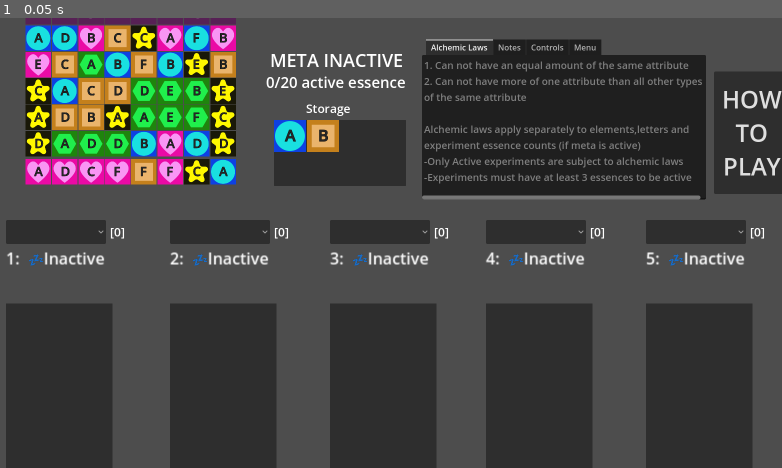
Above: before the commit, frame 1.
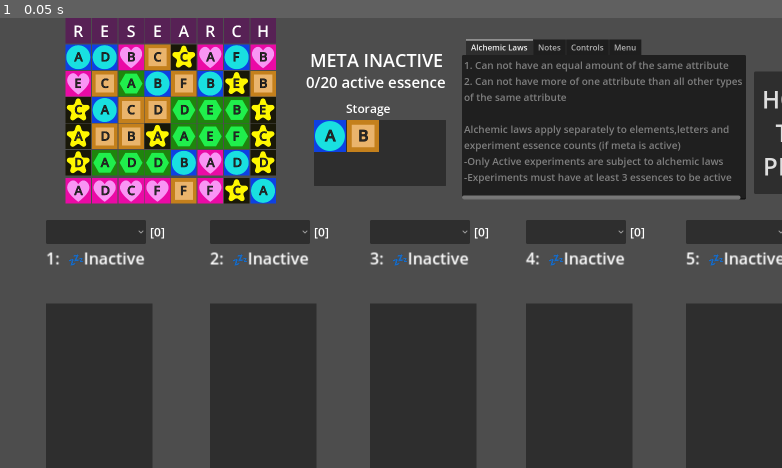
Above: after the commit, the same moment.

Repository: ninjacreeper47/Meriam-s-Trial
Game: Godot game, scene res://Levels/main.tscn
Same seed, same stepped clock (60 frames per second), same inputs: the game is played once before the commit and once after it.
Inputs:
- Up to frame 1 (0.05 s): no input

The runs differ from the first frame. In frame 1, 41% of the frame differs, in the area x 0-100%, y 0-100%.

Commit message:
dragging is back baby

Diff:
--- a/Essence.gd
+++ b/Essence.gd
@@ -12,8 +12,10 @@
 @onready var experiment_list = get_tree().get_nodes_in_group("Experiments")
 var assigned_experiment
 
+var preview_node = load("res://essence_preview.tscn")
+var my_texture
+var blank_placeholder = load("res://Assets/BlankSpace.png")
 signal taken_from_tableau
-
 
 # Called when the node enters the scene tree for the first time.
 func _ready():
@@ -37,11 +39,14 @@
 
 	var type_iconpath = "res://Assets/%s.svg"
 	type_iconpath = type_iconpath % my_type
-	texture_normal = load(type_iconpath)
+	my_texture = load(type_iconpath)
+	texture_normal = my_texture
 	get_child(0).text = str(value)
 
 
 func _on_pressed():
+	if visible == false:
+		return
 	if _check_if_locked():
 		return
 	if assigned_experiment == alchemy.selected_experiment:
@@ -75,15 +80,22 @@
 func _get_drag_data(drag_position):
 	if  _check_if_locked():
 		return null
-	#var preview = TextureRect.new()
-	#preview.texture = load(value_iconpath)
-	#preview.scale = Vector2(0.75,0.75)
-	#preview.modulate = modulate
-	#preview.position = drag_position
-	#Centered preview work around
-	#Thanks to u/kleonc @ https://www.reddit.com/r/godot/comments/j0o11y/how_can_i_change_the_position_of_the_drag_preview/g6tubo4/
-	#var c = Control.new()
-	#c.add_child(preview)
-	#preview.global_position = drag_position
-	#set_drag_preview(c)
+	_hide()
+	var preview = preview_node.instantiate()
+	preview.set_texture(my_texture)
+	preview.scale = Vector2(0.4,0.4)
+	preview.my_parent = self
+	preview.get_child(0).text = value  #the first child should be the text label!
+	set_drag_preview(preview)
 	return self
+
+
+#can't simply make the node no longer visible, because then containers reorganize
+#these functions are a workaround for that :)
+func _hide():
+	texture_normal = blank_placeholder
+	get_child(0).visible = false
+
+func _unhide():
+	texture_normal = my_texture
+	get_child(0).visible = true
--- a/Levels/alchemypractice1.tscn
+++ b/Levels/alchemypractice1.tscn
@@ -23,11 +23,11 @@
 
 [node name="StorageBackground" parent="StorageContainer" index="0"]
 offset_left = 6.0
-offset_right = 794.0
-offset_bottom = 260.0
+offset_right = 458.0
+offset_bottom = 524.0
 
 [node name="Storage" parent="StorageContainer/StorageBackground" index="0"]
-columns = 6
+columns = 3
 capacity = 20
 
 [node name="Essence10" parent="StorageContainer/StorageBackground/Storage" index="0" instance=ExtResource("3_w7ruw")]
--- a/Levels/main.tscn
+++ b/Levels/main.tscn
@@ -1,6 +1,5 @@
-[gd_scene load_steps=11 format=3 uid="uid://cvya4rcawkcxg"]
-
-[ext_resource type="Script" path="res://screenshift.gd" id="1_tdfog"]
+[gd_scene load_steps=10 format=3 uid="uid://cvya4rcawkcxg"]
+
 [ext_resource type="PackedScene" uid="uid://xl4jsnrh5oll" path="res://research.tscn" id="2_57rww"]
 [ext_resource type="PackedScene" uid="uid://bq55k435edwi7" path="res://experiment_display.tscn" id="3_wqano"]
 [ext_resource type="PackedScene" uid="uid://bei423sbo6cig" path="res://storage_container.tscn" id="6_d81vx"]
@@ -13,10 +12,6 @@
 
 [node name="Main" type="Node2D"]
 
-[node name="MyView" type="Camera2D" parent="."]
-position = Vector2(880, 450)
-script = ExtResource("1_tdfog")
-
 [node name="Game Screen" type="Control" parent="."]
 layout_mode = 3
 anchors_preset = 0
@@ -27,9 +22,9 @@
 
 [node name="Research" parent="Game Screen" instance=ExtResource("2_57rww")]
 offset_left = -840.0
-offset_top = 200.0
+offset_top = 238.0
 offset_right = -800.0
-offset_bottom = 240.0
+offset_bottom = 278.0
 
 [node name="ExperimentDisplay" parent="Game Screen" instance=ExtResource("3_wqano")]
 offset_left = -752.0
--- a/Storage.gd
+++ b/Storage.gd
@@ -9,6 +9,7 @@
 # Called when the node enters the scene tree for the first time.
 func _ready():
 	alchemy.experiment_nodes[0] = self
+	alchemy.selected_experiment = alchemy.experiment_nodes[0]
 
 
 # Called every frame. 'delta' is the elapsed time since the previous frame.
--- /dev/null
+++ b/essence_preview.gd
@@ -0,0 +1,14 @@
+extends TextureRect
+
+var my_parent
+# Called when the node enters the scene tree for the first time.
+func _ready():
+	pass # Replace with function body.
+
+
+# Called every frame. 'delta' is the elapsed time since the previous frame.
+func _process(delta):
+	pass
+
+func _exit_tree():
+	my_parent._unhide()
--- /dev/null
+++ b/essence_preview.tscn
@@ -0,0 +1,26 @@
+[gd_scene load_steps=4 format=3 uid="uid://b52ebkm0dkjgv"]
+
+[ext_resource type="Texture2D" uid="uid://bkw4b4xi8osu5" path="res://Assets/Friendship.svg" id="1_2x4kr"]
+[ext_resource type="Script" path="res://essence_preview.gd" id="2_g0ug7"]
+
+[sub_resource type="LabelSettings" id="LabelSettings_ee5xk"]
+font_size = 64
+font_color = Color(0.14902, 0.14902, 0.14902, 1)
+outline_size = 5
+outline_color = Color(0, 0, 0, 1)
+
+[node name="Essence" type="TextureRect"]
+offset_right = 128.0
+offset_bottom = 128.0
+scale = Vector2(0.25, 0.25)
+texture = ExtResource("1_2x4kr")
+script = ExtResource("2_g0ug7")
+
+[node name="value_indicator" type="Label" parent="."]
+layout_mode = 0
+offset_left = 44.0
+offset_top = 16.0
+offset_right = 76.0
+offset_bottom = 107.0
+text = "?"
+label_settings = SubResource("LabelSettings_ee5xk")
--- a/experiment.gd
+++ b/experiment.gd
@@ -147,7 +147,6 @@
 		data.taken_from_tableau.emit(data.my_col)
 		data.in_tableau = false
 	data.assigned_experiment = self
-
 	_add_essence(data.value,data.my_type)
 	_sort_experiment()
 
Binary file added: Assets/BlankSpace.png
Not shown, added: Assets/BlankSpace.png.import
